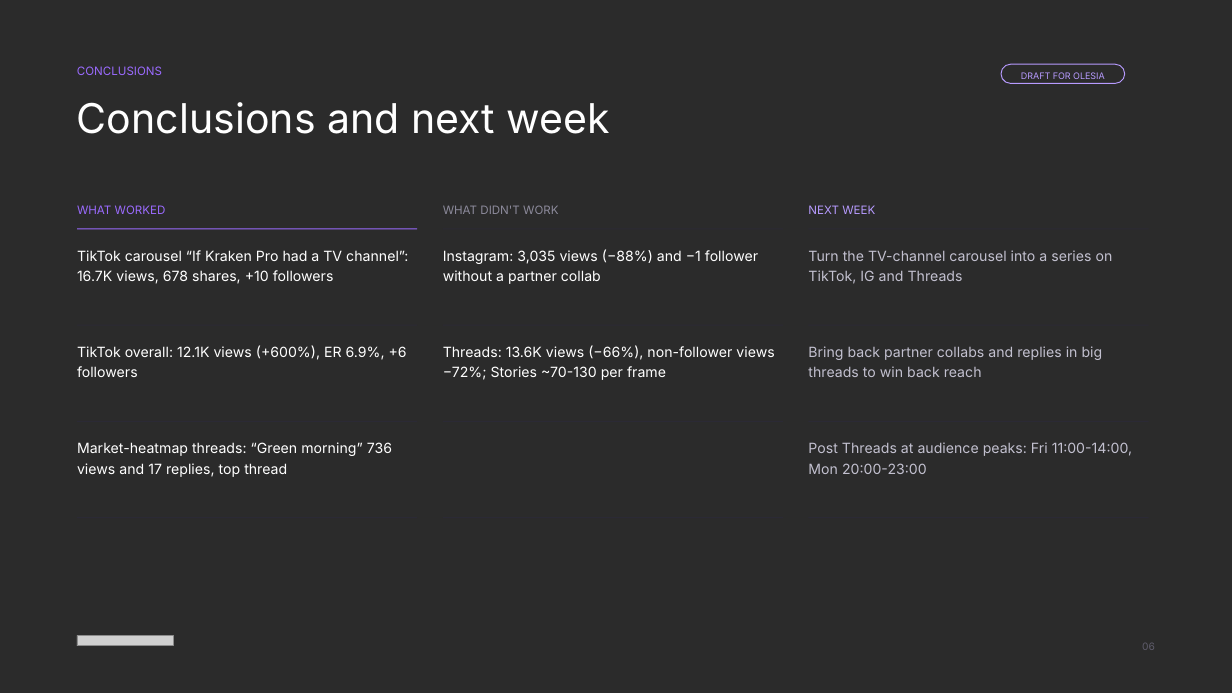
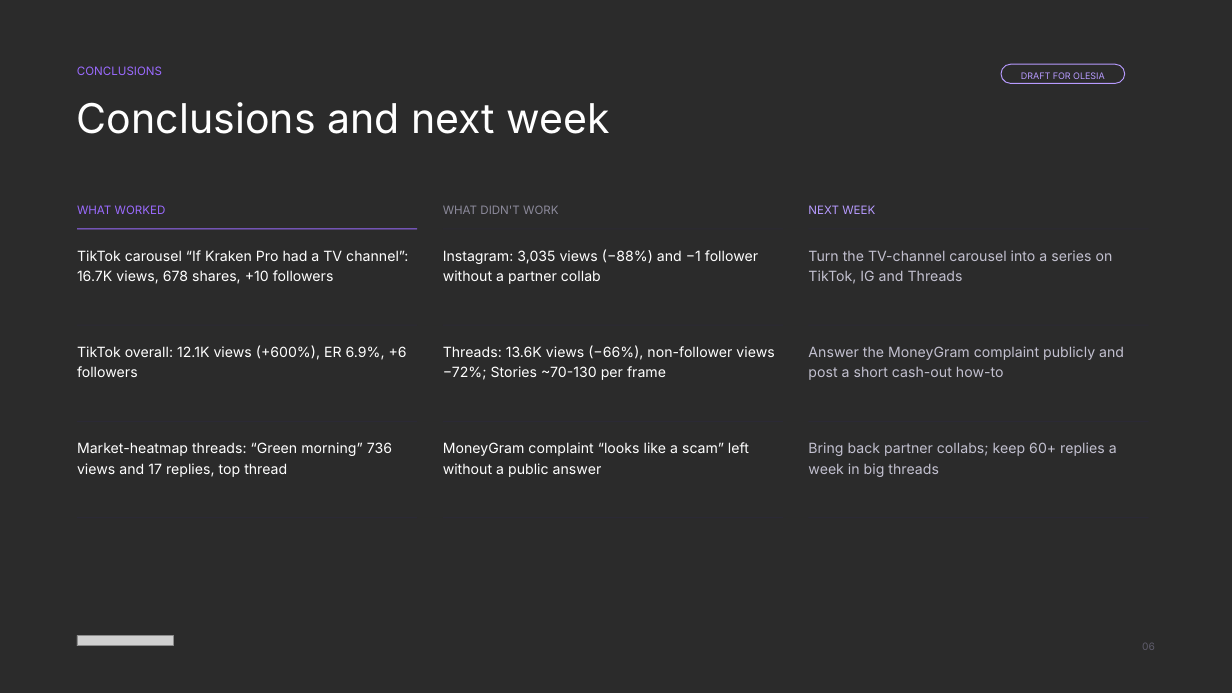
Before and after one commit to mesokla/DJUN, a slide deck: slide 6 of smm-weekly/Kraken_UA_SMM_Weekly_results_02_11-07_11.pptx. Drawn at 1232x693 pixels with LibreOffice and Linux fonts; fonts in the diff are those of the drawing; grey boxes stand for pictures; background and template pictures are left out; a plain dark background stands for a picture behind light text. Boxes give left, top, right and bottom in pixels: in the first picture for what was removed or moved away, otherwise in the second. Text is boxed around its words. In the diff, an @@ line names an element or a change of style, - is before the commit and + after.

```diff
--- a/smm-weekly/Kraken_UA_SMM_Weekly_results_02_11-07_11.pptx
+++ b/smm-weekly/Kraken_UA_SMM_Weekly_results_02_11-07_11.pptx
@@ text at [808,346,1124,380]: text changed @@
-Bring back partner collabs and replies in big threads to win back reach
+Answer the MoneyGram complaint publicly and post a short cash-out how-to
@@ text added at [443,442,749,477], 11 pt, text #FFFFFF @@
+MoneyGram complaint “looks like a scam” left without a public answer
@@ text at [808,442,1117,477]: text changed @@
-Post Threads at audience peaks: Fri 11:00-14:00, Mon 20:00-23:00
+Bring back partner collabs; keep 60+ replies a week in big threads
```
Also in this commit, not shown: 3 other slides changed.
